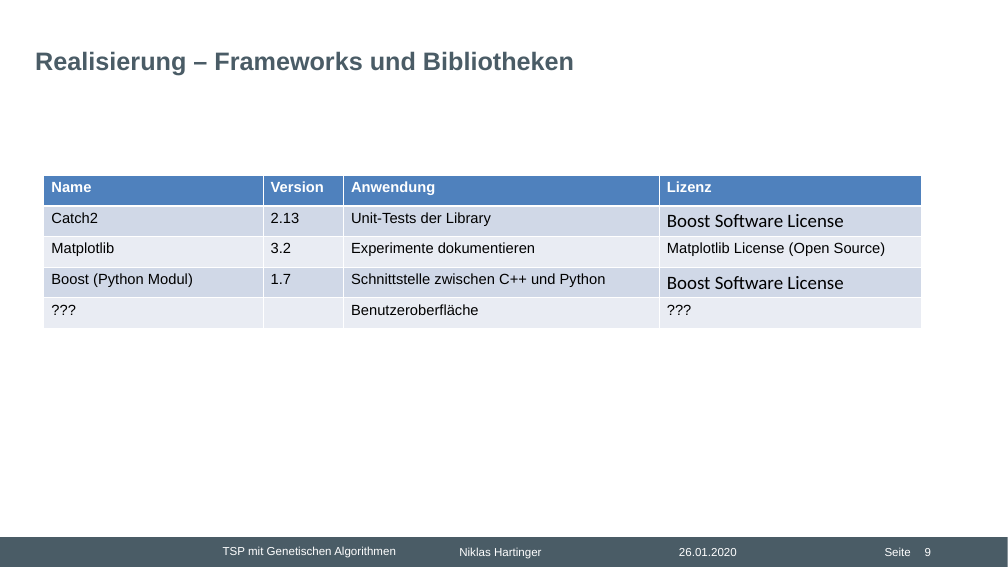
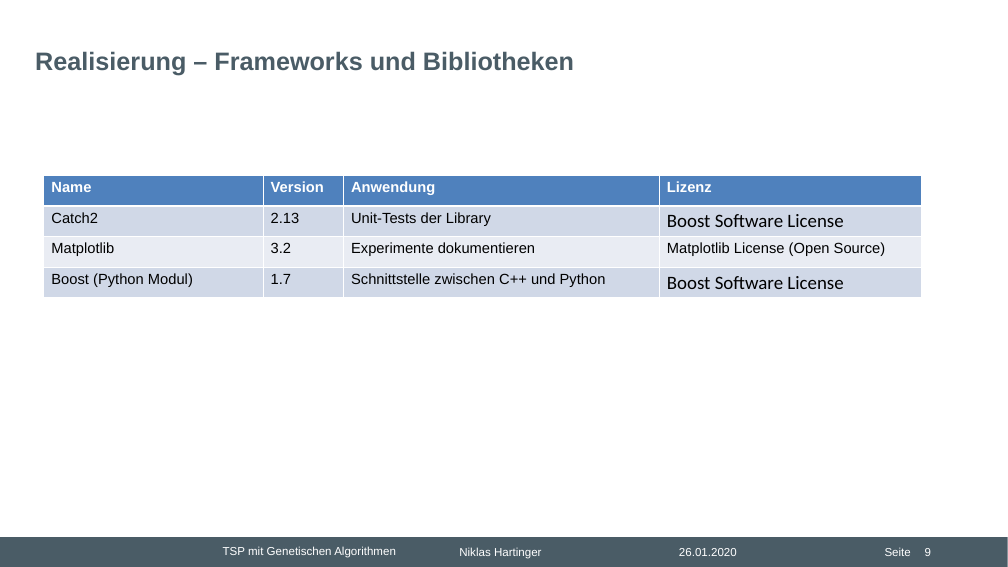
Before and after one commit to nhrt/Genetic-Algorithms, a slide deck: slide 9 of Projektvortrag/Präsentation Projektvortrag.pptx. Drawn at 1008x567 pixels with LibreOffice and Linux fonts; fonts in the diff are those of the drawing; background and template pictures are left out. Boxes give left, top, right and bottom in pixels: in the first picture for what was removed or moved away, otherwise in the second. Text is boxed around its words. In the diff, an @@ line names an element or a change of style, - is before the commit and + after.

```diff
--- a/Projektvortrag/Präsentation Projektvortrag.pptx
+++ b/Projektvortrag/Präsentation Projektvortrag.pptx
@@ table at [44, 175, 921, 321] @@
-row 5: ??? |  | Benutzeroberfläche | ???
```
Also in this commit, not shown: 3 other slides changed.
